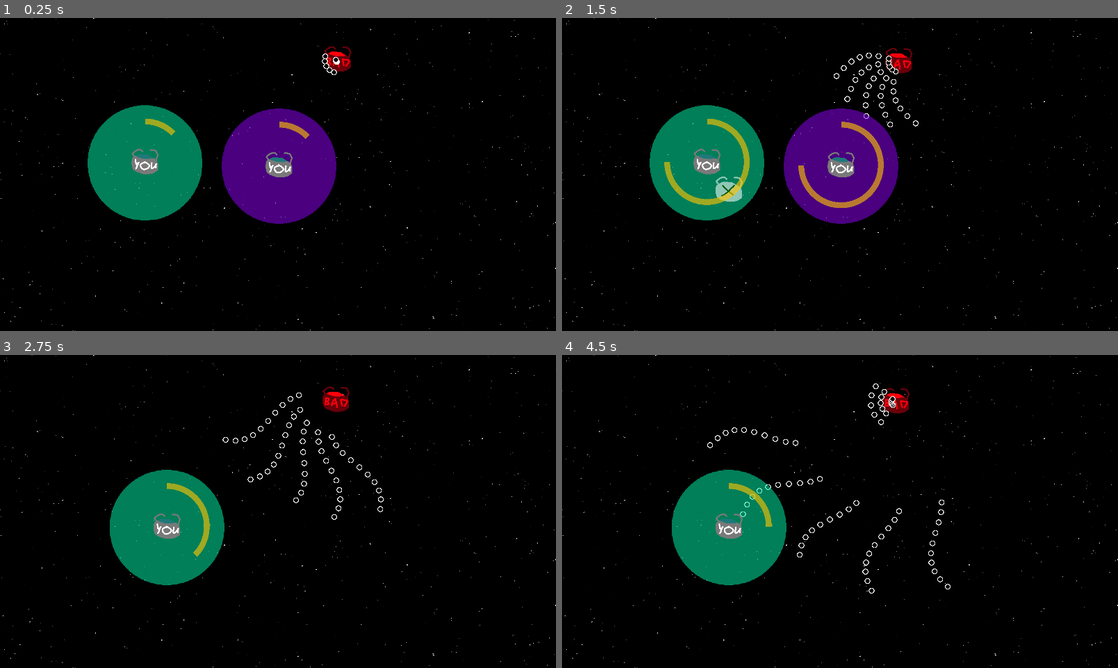
Above: before the commit, frames 1-4 (two rows, left to right).
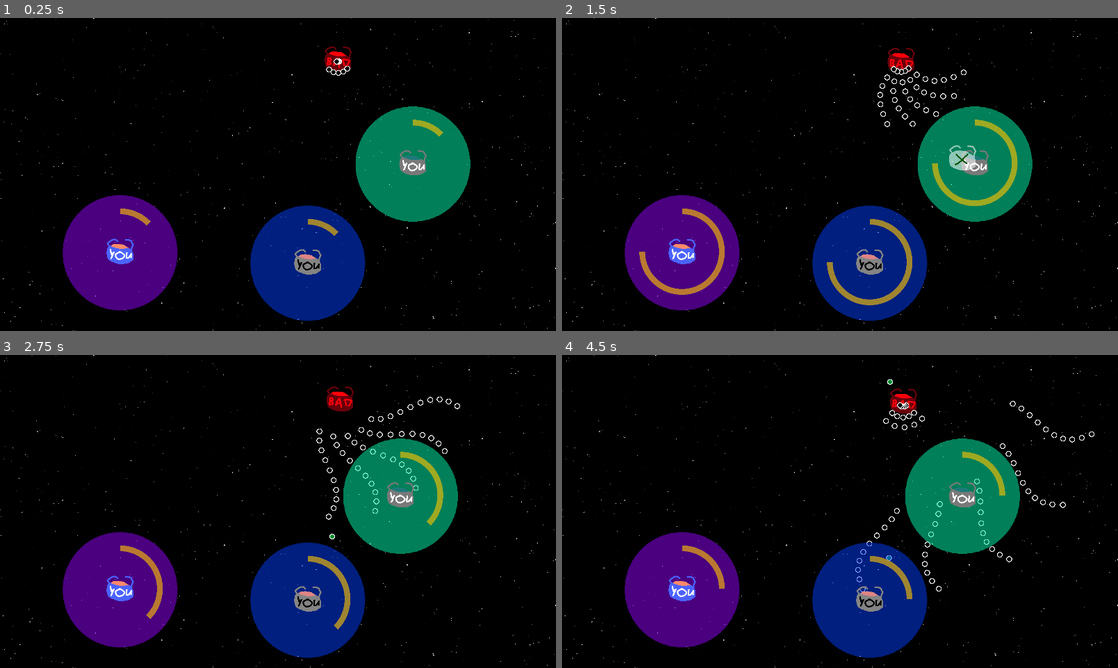
Above: after the commit, the same moments.

Repository: Solid-Squid-Contingent/LD-51
Game: Godot game, scene res://Scenes/Game.tscn
Same seed, same stepped clock (60 frames per second), same inputs: the game is played once before the commit and once after it.
Inputs (mouse positions are in pixels of both pictures, inside the frame that each line leads up to):
- Up to frame 1 (0.25 s): no input
- Up to frame 2 (1.5 s): move the mouse to (962, 158) at 0.52 s; press the mouse at (962, 158) at 0.53 s; move the mouse to (728, 190) at 1.27 s; release the mouse at (728, 190) at 1.28 s; tap Space (advance) at 1.35 s
- Up to frame 3 (2.75 s): click (166, 527) at 1.55 s; move the mouse to (333, 442) at 2.02 s; press the mouse at (333, 442) at 2.03 s
- Up to frame 4 (4.5 s): move the mouse to (812, 574) at 2.77 s; release the mouse at (812, 574) at 2.78 s; click (812, 574) at 2.85 s; move the mouse to (1006, 558) at 3.52 s; hold Space (advance) 3.53-4.28 s; click (1006, 558) at 3.8 s; move the mouse to (673, 464) at 4.27 s; click (673, 464) at 4.35 s

The runs differ from the first frame. In frame 1, 29% of the frame differs, in the area x 11-85%, y 9-97%; in frame 2, 30%; in frame 3, 24%; in frame 4, 24%.

Commit message:
Add different player types

Diff:
--- a/Resources/Shaders/Radius.tres
+++ b/Resources/Shaders/Radius.tres
@@ -6,6 +6,9 @@
 uniform vec2 otherPlayerCenter1;
 uniform bool otherPlayerAlive1;
 
+uniform vec2 otherPlayerCenter2;
+uniform bool otherPlayerAlive2;
+
 varying smooth vec2 local_position;
 
 void vertex(){
@@ -13,7 +16,9 @@
 }
 
 void fragment(){
-	if (otherPlayerAlive1 && abs(length(local_position)) >= abs(length(local_position - otherPlayerCenter1))) {
+	if ((otherPlayerAlive1 && abs(length(local_position)) >= abs(length(local_position - otherPlayerCenter1))) ||
+		(otherPlayerAlive2 && abs(length(local_position)) >= abs(length(local_position - otherPlayerCenter2))) )
+	 {
 		discard;
 	}
 }"
--- /dev/null
+++ b/Scenes/BulletPlayer.tscn
@@ -0,0 +1,11 @@
+[gd_scene load_steps=3 format=2]
+
+[ext_resource path="res://Scenes/Bullet.tscn" type="PackedScene" id=1]
+[ext_resource path="res://Resources/Graphics/BulletPlayer.png" type="Texture" id=2]
+
+[node name="Bullet" instance=ExtResource( 1 )]
+collision_layer = 2
+collision_mask = 4
+
+[node name="Sprite" parent="." index="1"]
+texture = ExtResource( 2 )
--- a/Scenes/Enemy.tscn
+++ b/Scenes/Enemy.tscn
@@ -6,7 +6,7 @@
 [sub_resource type="CircleShape2D" id=1]
 radius = 61.0082
 
-[node name="Enemy" type="Area2D"]
+[node name="Enemy" type="Area2D" groups=["enemy"]]
 collision_layer = 4
 collision_mask = 3
 script = ExtResource( 1 )
--- a/Scenes/Game.tscn
+++ b/Scenes/Game.tscn
@@ -1,10 +1,12 @@
-[gd_scene load_steps=6 format=2]
+[gd_scene load_steps=8 format=2]
 
 [ext_resource path="res://Scenes/Player.tscn" type="PackedScene" id=1]
 [ext_resource path="res://Scenes/Enemy.tscn" type="PackedScene" id=2]
 [ext_resource path="res://Scripts/Game.gd" type="Script" id=3]
 [ext_resource path="res://Resources/Graphics/Background.png" type="Texture" id=4]
+[ext_resource path="res://Scenes/PlayerMoving.tscn" type="PackedScene" id=5]
 [ext_resource path="res://Scenes/HUD.tscn" type="PackedScene" id=6]
+[ext_resource path="res://Scenes/PlayerAttacking.tscn" type="PackedScene" id=7]
 
 [node name="Game" type="Node2D"]
 pause_mode = 2
@@ -17,9 +19,13 @@
 centered = false
 
 [node name="Player" parent="." instance=ExtResource( 1 )]
+position = Vector2( 1425, 504 )
 
-[node name="Player2" parent="." instance=ExtResource( 1 )]
-position = Vector2( 963, 511 )
+[node name="Player2" parent="." instance=ExtResource( 5 )]
+position = Vector2( 414, 810 )
+
+[node name="Player3" parent="." instance=ExtResource( 7 )]
+position = Vector2( 1062, 846 )
 
 [node name="Enemy" parent="." instance=ExtResource( 2 )]
 position = Vector2( 1166, 145 )
--- a/Scenes/Player.tscn
+++ b/Scenes/Player.tscn
@@ -12,6 +12,8 @@
 shader = ExtResource( 6 )
 shader_param/otherPlayerCenter1 = null
 shader_param/otherPlayerAlive1 = null
+shader_param/otherPlayerCenter2 = null
+shader_param/otherPlayerAlive2 = null
 
 [sub_resource type="CircleShape2D" id=1]
 radius = 35.0
--- /dev/null
+++ b/Scenes/PlayerAttacking.tscn
@@ -0,0 +1,23 @@
+[gd_scene load_steps=6 format=2]
+
+[ext_resource path="res://Scenes/Player.tscn" type="PackedScene" id=1]
+[ext_resource path="res://Scripts/PlayerAttacking.gd" type="Script" id=2]
+[ext_resource path="res://Resources/Shaders/Radius.tres" type="Shader" id=3]
+[ext_resource path="res://Resources/Graphics/PlayerAttacking.png" type="Texture" id=4]
+
+[sub_resource type="ShaderMaterial" id=1]
+resource_local_to_scene = true
+shader = ExtResource( 3 )
+shader_param/otherPlayerCenter1 = null
+shader_param/otherPlayerAlive1 = null
+shader_param/otherPlayerCenter2 = null
+shader_param/otherPlayerAlive2 = null
+
+[node name="Player" instance=ExtResource( 1 )]
+script = ExtResource( 2 )
+
+[node name="Radius" parent="." index="0"]
+material = SubResource( 1 )
+
+[node name="Sprite" parent="." index="1"]
+texture = ExtResource( 4 )
--- /dev/null
+++ b/Scenes/PlayerMoving.tscn
@@ -0,0 +1,11 @@
+[gd_scene load_steps=4 format=2]
+
+[ext_resource path="res://Scenes/Player.tscn" type="PackedScene" id=1]
+[ext_resource path="res://Resources/Graphics/Player2.png" type="Texture" id=2]
+[ext_resource path="res://Scripts/PlayerMoving.gd" type="Script" id=3]
+
+[node name="Player" instance=ExtResource( 1 )]
+script = ExtResource( 3 )
+
+[node name="Sprite" parent="." index="1"]
+texture = ExtResource( 2 )
--- a/Scripts/Enemy.gd
+++ b/Scripts/Enemy.gd
@@ -26,7 +26,7 @@
 func directionToClosestPlayer():
 	var player = getClosestPlayer()
 	if player != null:
-		return (getClosestPlayer().position - position).normalized()
+		return (player.position - position).normalized()
 	return Vector2(0,0)
 
 func _process(delta):
--- a/Scripts/Player.gd
+++ b/Scripts/Player.gd
@@ -21,23 +21,24 @@
 	chargeProgressBar.value = 1 - moveTimer.time_left / moveTimer.wait_time
 
 func moveTargetTo(targetPos):
-	var dist = (targetPos - position).length()
+	var dist = (targetPos - moveRadiusSprite.global_position).length()
 	if dist < movementRange:
 		for player in self.get_tree().get_nodes_in_group('player'):
-			var d = (targetPos - player.position).length()
+			var d = (targetPos - player.moveRadiusSprite.global_position).length()
 			if d < dist:
 				return
 		target.visible = true
-		target.position = targetPos - position
+		target.position = to_local(targetPos)
 
 func playerMoved():
 	var index = 1
 	for player in self.get_tree().get_nodes_in_group('player'):
 		if player != self and not player.is_queued_for_deletion():
 			moveRadiusSprite.material.set_shader_param("otherPlayerAlive" + String(index), true)
-			moveRadiusSprite.material.set_shader_param("otherPlayerCenter" + String(index), to_local(player.global_position))
+			var playerPos = moveRadiusSprite.to_local(player.moveRadiusSprite.global_position)
+			moveRadiusSprite.material.set_shader_param("otherPlayerCenter" + String(index), playerPos)
 			index += 1
-	for i in range(index, 2):
+	for i in range(index, 3):
 		moveRadiusSprite.material.set_shader_param("otherPlayerAlive" + String(i), false)
 
 func spawnRift():
@@ -45,16 +46,22 @@
 	rift.position = position
 	get_parent().add_child(rift)
 
-func _on_MoveTimer_timeout():
+func updateRadii():
+	self.get_tree().call_group('player', 'playerMoved')
+
+func move():
 	if target.visible:
 		spawnRift()
 		position += target.position
 		target.visible = false
 		spawnRift()
-		self.get_tree().call_group('player', 'playerMoved')
+		updateRadii()
+
+func _on_MoveTimer_timeout():
+	move()
 
 
 func _on_Player_area_entered(area):
 	area.queue_free()
 	queue_free()
-	self.get_tree().call_group('player', 'playerMoved')
+	updateRadii()
--- /dev/null
+++ b/Scripts/PlayerAttacking.gd
@@ -0,0 +1,35 @@
+extends "res://Scripts/Player.gd"
+
+const bulletScene = preload("res://Scenes/BulletPlayer.tscn")
+
+const bulletSpeed = 300
+
+
+func getClosestEnemy():
+	var closestEnemy = null
+	var closestDistance = INF
+	for enemy in self.get_tree().get_nodes_in_group('enemy'):
+		var d = (enemy.position - position).length()
+		if d < closestDistance:
+			closestEnemy = enemy
+			closestDistance = d
+
+	return closestEnemy
+
+func directionToClosestEnemy():
+	var enemy = getClosestEnemy()
+	if enemy != null:
+		return (enemy.position - position).normalized()
+	return Vector2(0,0)
+
+func shoot():
+	var direction = directionToClosestEnemy()
+	if direction.length() > 0:
+		var bullet = bulletScene.instance()
+		bullet.position = self.position
+		bullet.velocity = (direction * bulletSpeed)
+		get_parent().add_child(bullet)
+
+func move():
+	.move()
+	shoot()
--- /dev/null
+++ b/Scripts/PlayerMoving.gd
@@ -0,0 +1,21 @@
+extends "res://Scripts/Player.gd"
+
+var targetPosition = Vector2(0,0)
+var speed = 0
+
+func _process(delta):
+	var movement = delta * speed * (targetPosition - global_position).normalized()
+	position += movement
+	moveRadiusSprite.position -= movement
+	target.position -= movement
+
+func move():
+	if target.visible:
+		targetPosition = target.global_position
+		moveRadiusSprite.position = target.position
+		speed = target.position.length() / moveTimer.wait_time
+		target.visible = false
+		updateRadii()
+	else:
+		targetPosition = Vector2(0,0)
+		speed = 0
Binary file added: Resources/Graphics/BulletPlayer.png
Not shown, added: Resources/Graphics/BulletPlayer.png.import
Binary file added: Resources/Graphics/Player2.png
Not shown, added: Resources/Graphics/Player2.png.import
Binary file added: Resources/Graphics/PlayerAttacking.png
Not shown, added: Resources/Graphics/PlayerAttacking.png.import
